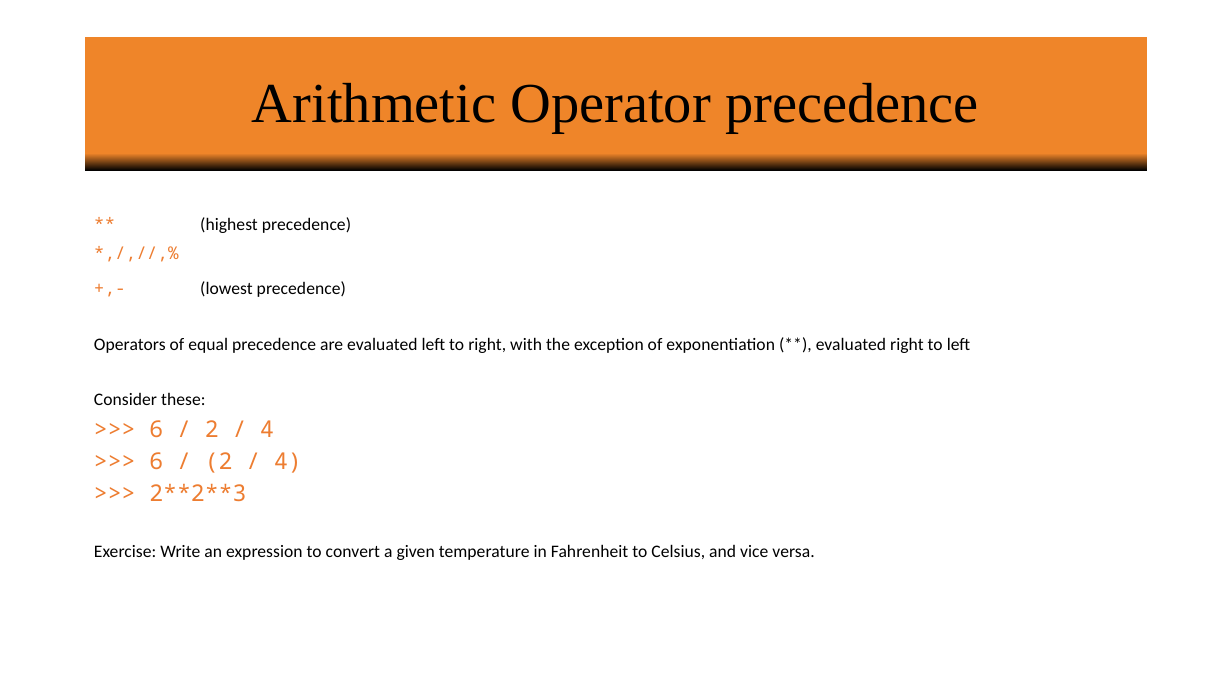
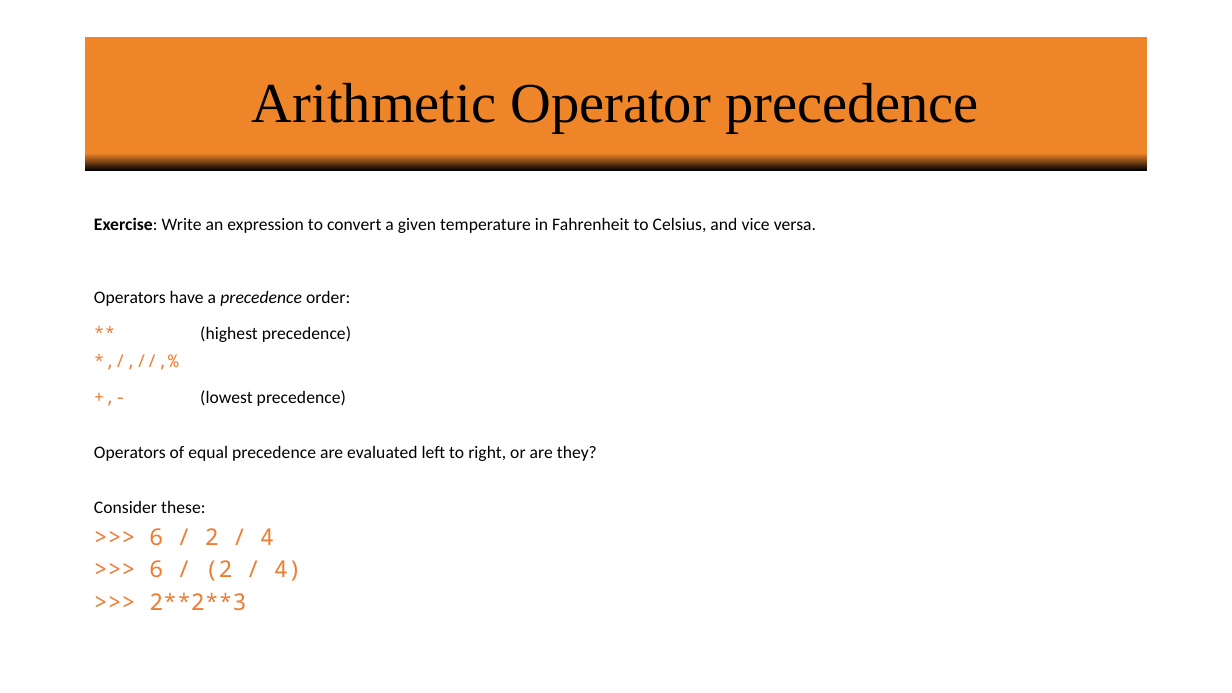
Before and after one commit to vineetbansal/Learning-Python, a slide deck: slide 13 of powerpoint/01 Variables_Operators_Logic_Math.pptx. Drawn at 1232x693 pixels with LibreOffice and Linux fonts; fonts in the diff are those of the drawing; background and template pictures are left out. Boxes give left, top, right and bottom in pixels: in the first picture for what was removed or moved away, otherwise in the second. Text is boxed around its words. In the diff, an @@ line names an element or a change of style, - is before the commit and + after.

```diff
--- a/powerpoint/01 Variables_Operators_Logic_Math.pptx
+++ b/powerpoint/01 Variables_Operators_Logic_Math.pptx
@@ text at (94,217,816,306): paragraphs added @@
+Exercise: Write an expression to convert a given temperature in Fahrenheit to Celsius, and vice versa.
+Operators have a precedence order:
@@ text at (94,445,597,461): text changed @@
-Operators of equal precedence are evaluated left to right, with the exception of exponentiation (**), evaluated right to left
+Operators of equal precedence are evaluated left to right, or are they?
@@ text at (94,544,814,560): paragraph removed @@
-Exercise: Write an expression to convert a given temperature in Fahrenheit to Celsius, and vice versa.
```
Also in this commit, not shown: 12 other slides changed, 1 other file.
